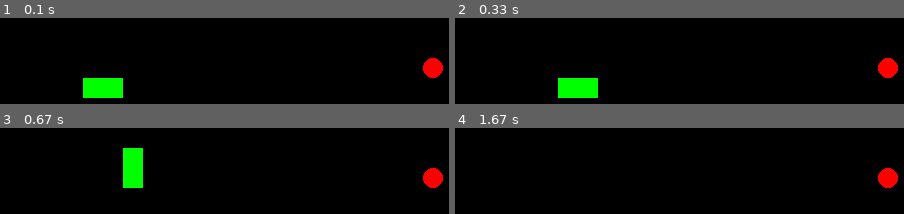
Above: before the commit, frames 1-4 (two rows, left to right).
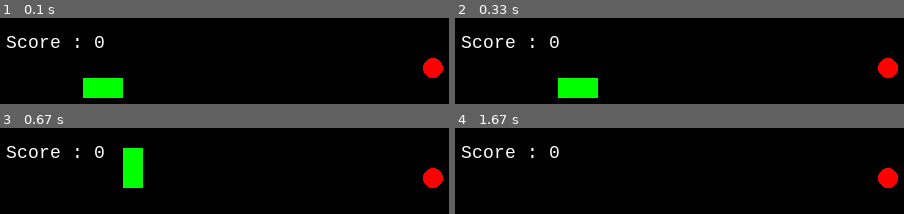
Above: after the commit, the same moments.

Repository: sobadrush/Pygame_Snake
Game: pygame game, started from snake.py
Same seed, same stepped clock (60 frames per second), same inputs: the game is played once before the commit and once after it.
Inputs:
- Up to frame 1 (0.1 s): no input
- Up to frame 2 (0.33 s): no input
- Up to frame 3 (0.67 s): tap W at 0.33 s
- Up to frame 4 (1.67 s): hold Right 0.67-1.13 s; hold Up 1.17-1.63 s

The runs differ from the first frame. In frame 1, 0.9% of the frame differs, in the area x 1-24%, y 20-35%; in frame 2, 0.9%; in frame 3, 0.9%; in frame 4, 0.9%.

Commit message:
[feat] 新增分數系統
主要變更：
- 新增 show_score 函式來顯示分數
- 初始化分數變數
- 在遊戲主迴圈中呼叫 show_score

Diff:
--- a/snake.py
+++ b/snake.py
@@ -2,6 +2,14 @@
 import sys
 import time
 import random
+
+# 顯示分數
+def show_score(score):
+    score_font = pygame.font.SysFont('consolas', 20)
+    score_surface = score_font.render('Score : ' + str(score), True, WHITE)
+    score_rect = score_surface.get_rect()
+    score_rect.midtop = (screen_width / 10, 15)
+    screen.blit(score_surface, score_rect)
 
 # 生成食物
 def generate_food(snake_body):
@@ -40,8 +48,11 @@
 direction = 'RIGHT'
 change_to = direction
 
+# 食物位置
 food_pos = generate_food(snake_body)
 
+# 分數
+score = 0
 
 while True:
 
@@ -95,5 +106,6 @@
   # 繪製食物
   pygame.draw.circle(screen, RED, (food_pos[0] + BLOCK_SIZE // 2, food_pos[1] + BLOCK_SIZE // 2), BLOCK_SIZE // 2)
 
+  show_score(score)
   pygame.display.update()
   clock.tick(snake_speed)
